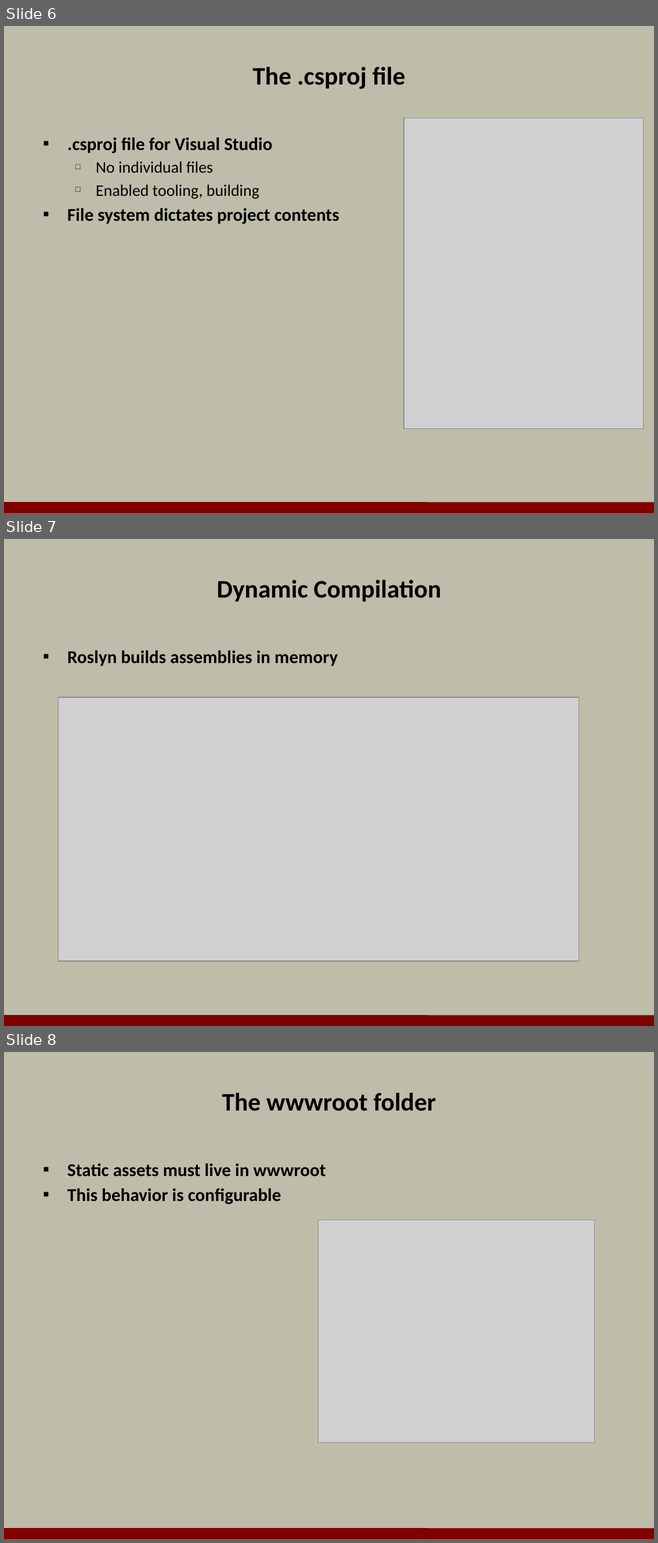
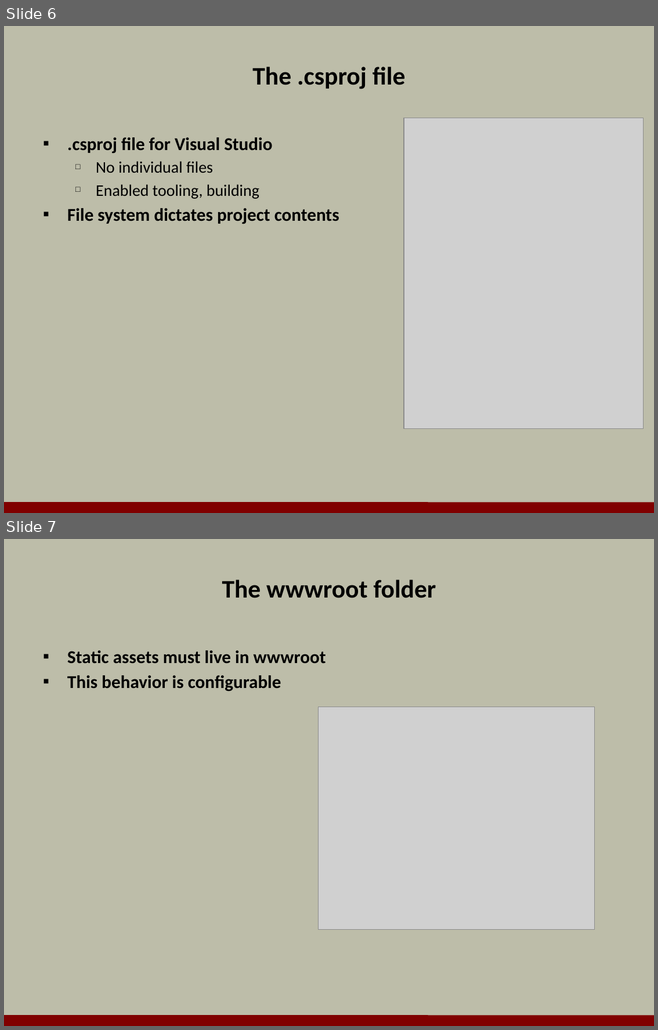
Before and after one commit to OdeToCode/classes, a slide deck: aspnet5/slides/01_Overview.pptx. Shown one above the other, each under a label of ours: slides 6, 7 and 8 before the commit, slides 6 and 7 after it. The pictures are 658x1543 and 658x1030 pixels, drawn with LibreOffice and Linux fonts; fonts in the diff are those of the drawing; grey boxes stand for pictures; background and template pictures are left out. Boxes give left, top, right and bottom in pixels: in the first picture for what was removed or moved away, otherwise in the second. Text is boxed around its words. In the diff, an @@ line names an element or a change of style, - is before the commit and + after.

```diff
--- a/aspnet5/slides/01_Overview.pptx
+++ b/aspnet5/slides/01_Overview.pptx
@@ slide 7 removed at [4,539,654,1026], background #BDBDA9; not listed: 1 template element that a slide beside it also shows @@
@@ title removed at [217,580,441,602] @@
-Dynamic Compilation
@@ text removed at [67,650,338,666] @@
-▪ Roslyn builds assemblies in memory
@@ picture removed at [58,697,578,961] @@
@@ what was slide 8 is now slide 7 @@
```
Also in this commit, not shown: 2 slides changed, 8 other files.
